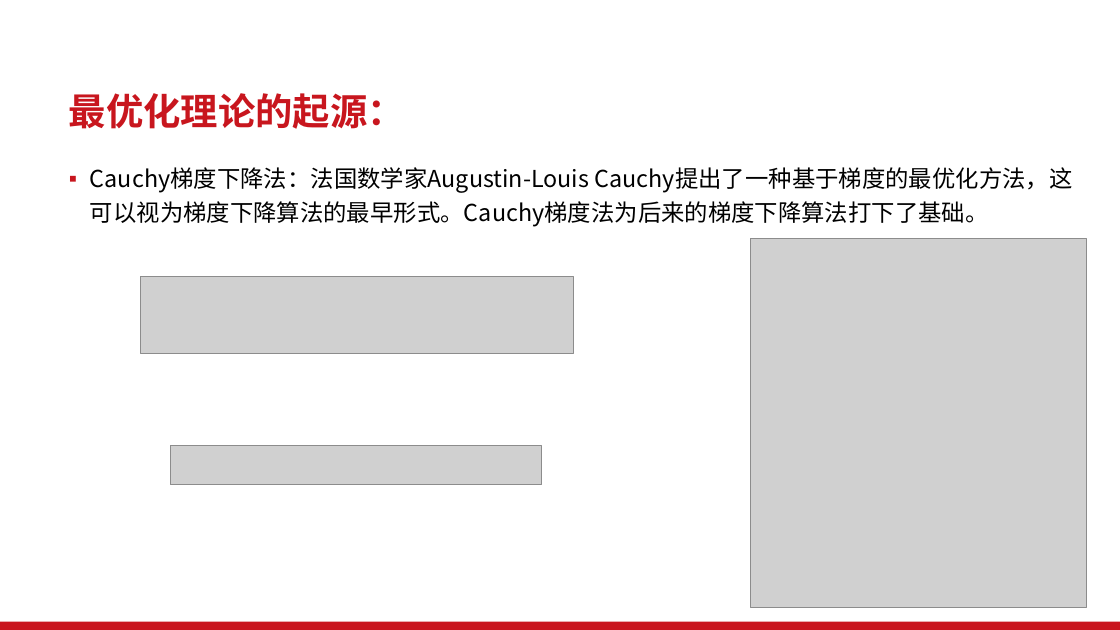
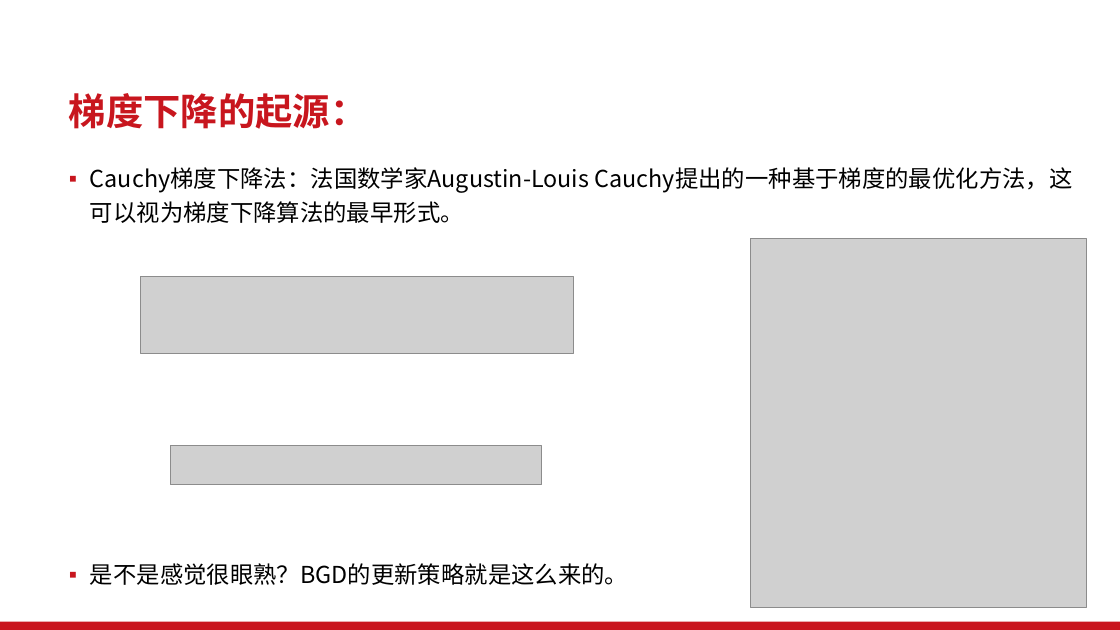
Before and after one commit to Vitalrubbish/Project-for-CS1950, a slide deck: slide 20 of 伟大思想报告PPT(加入历史与应用).pptx. Drawn at 1120x630 pixels with LibreOffice and Linux fonts; fonts in the diff are those of the drawing; grey boxes stand for pictures; background and template pictures are left out. Boxes give left, top, right and bottom in pixels: in the first picture for what was removed or moved away, otherwise in the second. Text is boxed around its words. In the diff, an @@ line names an element or a change of style, - is before the commit and + after.

```diff
--- a/伟大思想报告PPT(加入历史与应用).pptx
+++ b/伟大思想报告PPT(加入历史与应用).pptx
@@ title at [69, 93, 368, 129]: text changed @@
-最优化理论的起源：
+梯度下降的起源：
@@ text at [90, 167, 1073, 585]: text changed @@
-▪ Cauchy梯度下降法：法国数学家Augustin-Louis Cauchy提出了一种基于梯度的最优化方法，这可以视为梯度下降算法的最早形式。Cauchy梯度法为后来的梯度下降算法打下了基础。
+▪ Cauchy梯度下降法：法国数学家Augustin-Louis Cauchy提出的一种基于梯度的最优化方法，这可以视为梯度下降算法的最早形式。
+▪ 是不是感觉很眼熟？BGD的更新策略就是这么来的。
```
Also in this commit, not shown: 8 other slides changed, 1 slide added.
